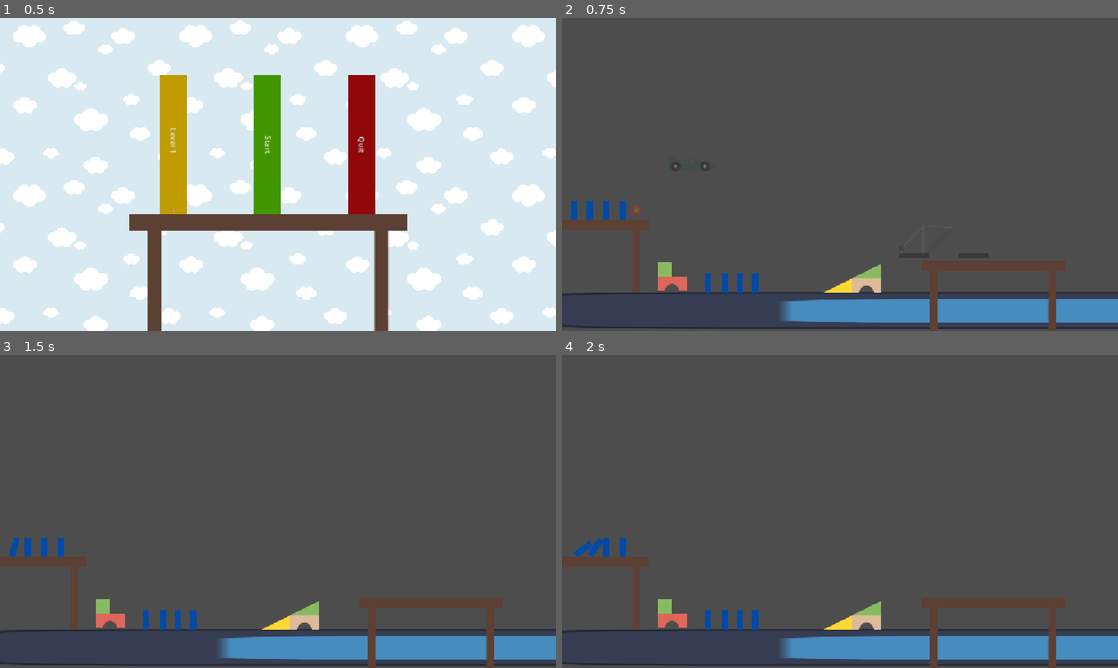
Above: before the commit, frames 1-4 (two rows, left to right).
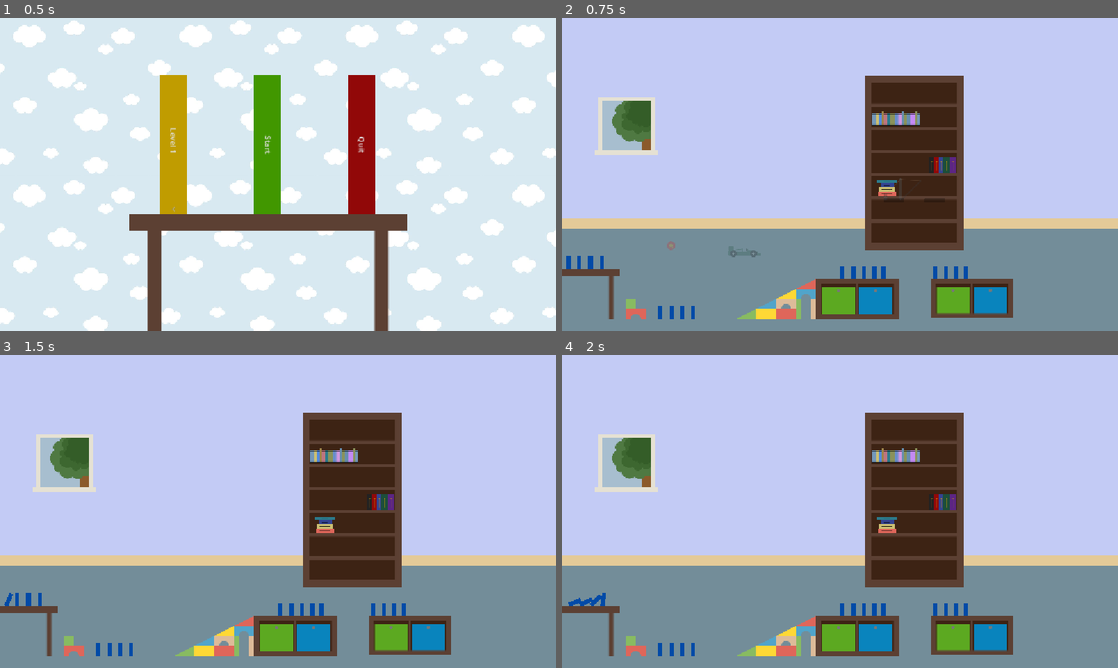
Above: after the commit, the same moments.

Repository: TimTich/toymino
Game: Godot game, scene res://Scripts/title_screen.tscn
Same seed, same stepped clock (60 frames per second), same inputs: the game is played once before the commit and once after it. The engine's default icon, where the game draws it, is replaced by a stand-in: a white triangle on a blue panel in a dark square.
Inputs (mouse positions are in pixels of both pictures, inside the frame that each line leads up to):
- Up to frame 1 (0.5 s): no input
- Up to frame 2 (0.75 s): click "Start" at 0.5 s
- Up to frame 3 (1.5 s): tap Enter at 1.25 s; move the mouse to (72, 545) at 1.27 s; tap Space (start) at 1.35 s; click (72, 545) at 1.42 s
- Up to frame 4 (2 s): no input

Frame 1 is identical in both runs. In frame 2, 100% of the frame differs, in the area x 0-100%, y 0-100%; in frame 3, 100%; in frame 4, 100%.

Commit message:
level_1

Diff:
--- /dev/null
+++ b/Levels/celebrations.gd
@@ -0,0 +1,16 @@
+class_name Celebrations
+extends Node2D
+
+@export var random_time: float
+@export var confettis: Array[CPUParticles2D] = []
+@onready var timer: Timer = $Timer
+
+func _ready() -> void:
+	timer.wait_time = random_time
+
+func start() -> void:
+	timer.start()
+
+func _on_timer_timeout() -> void:
+	for confetti in confettis:
+		confetti.emitting = true
--- /dev/null
+++ b/Levels/celebrations.tscn
@@ -0,0 +1,68 @@
+[gd_scene format=3 uid="uid://bnm3x0v6l3csc"]
+
+[ext_resource type="Script" uid="uid://cm2yafgkjf13h" path="res://Levels/celebrations.gd" id="1_jquto"]
+[ext_resource type="Texture2D" uid="uid://dex7kwvwkvw1p" path="res://scenes/toys/domino/sprites/Domino blauw.png" id="2_b112y"]
+[ext_resource type="Texture2D" uid="uid://c4d781kwqygpg" path="res://Assets/Domino geel.png" id="3_y3naw"]
+[ext_resource type="Texture2D" uid="uid://44y0tpcawfaq" path="res://Assets/Domino groen.png" id="4_1u8cr"]
+[ext_resource type="Texture2D" uid="uid://cj14cq6bnrjg3" path="res://Assets/Domino rood.png" id="5_hi0jp"]
+
+[node name="Celebrations" type="Node2D" unique_id=1814329911 node_paths=PackedStringArray("confettis")]
+script = ExtResource("1_jquto")
+confettis = [NodePath("ConfettiBlue"), NodePath("ConfettiGreen"), NodePath("ConfettiRed"), NodePath("ConfettiYello")]
+
+[node name="ConfettiBlue" type="CPUParticles2D" parent="." unique_id=66094584]
+emitting = false
+amount = 12
+texture = ExtResource("2_b112y")
+explosiveness = 1.0
+randomness = 1.0
+particle_flag_align_y = true
+direction = Vector2(0, -1)
+spread = 46.99
+initial_velocity_min = 300.0
+initial_velocity_max = 594.12
+scale_amount_min = 0.1
+
+[node name="ConfettiGreen" type="CPUParticles2D" parent="." unique_id=1729936632]
+emitting = false
+amount = 12
+texture = ExtResource("4_1u8cr")
+explosiveness = 1.0
+randomness = 1.0
+particle_flag_align_y = true
+direction = Vector2(0, -1)
+spread = 46.99
+initial_velocity_min = 300.0
+initial_velocity_max = 594.12
+scale_amount_min = 0.1
+
+[node name="ConfettiRed" type="CPUParticles2D" parent="." unique_id=705429352]
+emitting = false
+amount = 12
+texture = ExtResource("5_hi0jp")
+explosiveness = 1.0
+randomness = 1.0
+particle_flag_align_y = true
+direction = Vector2(0, -1)
+spread = 46.99
+initial_velocity_min = 300.0
+initial_velocity_max = 594.12
+scale_amount_min = 0.1
+
+[node name="ConfettiYello" type="CPUParticles2D" parent="." unique_id=611587534]
+emitting = false
+amount = 12
+texture = ExtResource("3_y3naw")
+explosiveness = 1.0
+randomness = 1.0
+particle_flag_align_y = true
+direction = Vector2(0, -1)
+spread = 46.99
+initial_velocity_min = 300.0
+initial_velocity_max = 594.12
+scale_amount_min = 0.1
+
+[node name="Timer" type="Timer" parent="." unique_id=1793782432]
+one_shot = true
+
+[connection signal="timeout" from="Timer" to="." method="_on_timer_timeout"]
--- /dev/null
+++ b/Levels/level.gd
@@ -0,0 +1,29 @@
+class_name Level
+extends Node
+
+@export var objectsNode: Node
+var dominos: Array[Domino] = []
+
+@export var celebrations: Array[Celebrations] = []
+
+signal level_complete()
+
+func _ready() -> void:
+	for child in objectsNode.get_children():
+		if child is Domino:
+			dominos.append(child)
+			child.has_fallen.connect(handle_fallen_domino)
+
+func handle_fallen_domino(domino: Domino) -> void:
+	var index = dominos.find(domino)
+	if index >= 0:
+		dominos.remove_at(index)
+
+	if dominos.size() == 0:
+		print("LEVEL COMPLETE")
+		level_complete.emit()
+		celebrate()
+
+func celebrate() -> void:
+	for celebration in celebrations:
+		celebration.start()
--- a/Levels/level1.tscn
+++ b/Levels/level1.tscn
@@ -1,82 +1,216 @@
 [gd_scene format=3 uid="uid://bwstegqqrrj3m"]
 
 [ext_resource type="Texture2D" uid="uid://chsuvq0ajaae3" path="res://icon.svg" id="1_j32wv"]
+[ext_resource type="Script" uid="uid://dpq5kvvjbhckk" path="res://Levels/level.gd" id="1_ts5l0"]
+[ext_resource type="Texture2D" uid="uid://buxy5mw78e7n" path="res://Assets/Boekenkast.png" id="1_u55on"]
+[ext_resource type="Texture2D" uid="uid://dpkrj8l6jev12" path="res://Assets/Raam.png" id="1_utqd4"]
 [ext_resource type="PackedScene" uid="uid://c66svb00pd7n5" path="res://scenes/toys/domino/domino.tscn" id="2_nq5j5"]
+[ext_resource type="Texture2D" uid="uid://2jqiyys2mlaf" path="res://Assets/Book serie groot.png" id="3_20gr8"]
 [ext_resource type="PackedScene" uid="uid://ctkg5mnpx1f1f" path="res://scenes/environment/tafel/tafel.tscn" id="3_utqd4"]
+[ext_resource type="Texture2D" uid="uid://c75x2p23g4piy" path="res://Assets/Book serie klein.png" id="4_ts5l0"]
 [ext_resource type="PackedScene" uid="uid://dhi84ownjbe5o" path="res://scenes/environment/trap_klein/trap_klein.tscn" id="4_u55on"]
 [ext_resource type="PackedScene" uid="uid://bj4mnvhospm4u" path="res://scenes/toys/ball/ball.tscn" id="5_pdma0"]
+[ext_resource type="Texture2D" uid="uid://65m2fvponf5p" path="res://Assets/Boek stapel 2.png" id="5_u2cfn"]
 [ext_resource type="PackedScene" uid="uid://bd72ravr51va2" path="res://scenes/toys/car/car.tscn" id="6_1jijn"]
-[ext_resource type="PackedScene" uid="uid://c4bqsjq2quiq1" path="res://scenes/environment/helling_klein/helling_klein.tscn" id="7_20gr8"]
+[ext_resource type="PackedScene" uid="uid://dnra01utspb" path="res://scenes/environment/helling_middel/helling_middel.tscn" id="8_nq5j5"]
 [ext_resource type="PackedScene" uid="uid://ct7rn8x3oy06s" path="res://scenes/toys/hefbrug/hefbrug.tscn" id="8_ts5l0"]
+[ext_resource type="PackedScene" uid="uid://2trykf1six1w" path="res://scenes/environment/dozen/kort/opbergdozen_kort.tscn" id="9_nq5j5"]
+[ext_resource type="PackedScene" uid="uid://bnm3x0v6l3csc" path="res://Levels/celebrations.tscn" id="16_u2cfn"]
+
+[sub_resource type="Gradient" id="Gradient_20gr8"]
+interpolation_mode = 1
+offsets = PackedFloat32Array(0.98312235, 0.9915612, 1)
+colors = PackedColorArray(0.89254254, 0.79288685, 0.59733456, 1, 0.76433975, 0.7944393, 0.961876, 1, 0.99543315, 0.9608939, 0.9495655, 1)
+
+[sub_resource type="GradientTexture2D" id="GradientTexture2D_ts5l0"]
+gradient = SubResource("Gradient_20gr8")
+width = 2000
+height = 1000
+fill_from = Vector2(1, 0)
+
+[sub_resource type="Gradient" id="Gradient_u2cfn"]
+offsets = PackedFloat32Array(0.9915612, 1)
+colors = PackedColorArray(0.76433975, 0.7944393, 0.961876, 1, 1, 1, 1, 1)
+
+[sub_resource type="GradientTexture2D" id="GradientTexture2D_1os0n"]
+gradient = SubResource("Gradient_u2cfn")
+width = 2000
+height = 1000
+fill_from = Vector2(1, 0)
+
+[sub_resource type="Gradient" id="Gradient_lr1ra"]
+offsets = PackedFloat32Array(0.9915612, 1)
+colors = PackedColorArray(0.45000002, 0.5525, 0.6, 1, 1, 1, 1, 1)
+
+[sub_resource type="GradientTexture2D" id="GradientTexture2D_r7a1c"]
+gradient = SubResource("Gradient_lr1ra")
+width = 2000
+height = 1000
+fill_from = Vector2(1, 0)
 
 [sub_resource type="RectangleShape2D" id="RectangleShape2D_1os0n"]
 size = Vector2(800, 75)
 
-[node name="Level1" type="Node2D" unique_id=1387798288]
-
-[node name="StaticBody2D" type="StaticBody2D" parent="." unique_id=189274120]
-position = Vector2(-118, 579)
+[node name="Level1" type="Node" unique_id=1563003557 node_paths=PackedStringArray("objectsNode", "celebrations")]
+script = ExtResource("1_ts5l0")
+objectsNode = NodePath("Objects")
+celebrations = [NodePath("Celebrations"), NodePath("Celebrations2"), NodePath("Celebrations3"), NodePath("Celebrations4")]
+
+[node name="Background" type="Node" parent="." unique_id=1977343865]
+
+[node name="Plint" type="Sprite2D" parent="Background" unique_id=1621650537]
+position = Vector2(810, -126)
+texture = SubResource("GradientTexture2D_ts5l0")
+
+[node name="Wall" type="Sprite2D" parent="Background" unique_id=46401714]
+position = Vector2(810, -159)
+texture = SubResource("GradientTexture2D_1os0n")
+
+[node name="Floor" type="Sprite2D" parent="Background" unique_id=1113439559]
+position = Vector2(810, 874)
+texture = SubResource("GradientTexture2D_r7a1c")
+
+[node name="Boekenkast" type="Sprite2D" parent="Background" unique_id=1752070082]
+position = Vector2(1066, 175)
+texture = ExtResource("1_u55on")
+
+[node name="Raam" type="Sprite2D" parent="Background" unique_id=1347432712]
+position = Vector2(195, 64)
+scale = Vector2(0.59, 0.59)
+texture = ExtResource("1_utqd4")
+
+[node name="BookSerieGroot" type="Sprite2D" parent="Background" unique_id=1925879692]
+position = Vector2(1010, 42)
+texture = ExtResource("3_20gr8")
+
+[node name="BookSerieKlein" type="Sprite2D" parent="Background" unique_id=1023163859]
+position = Vector2(1152, 181)
+texture = ExtResource("4_ts5l0")
+
+[node name="BoekStapel2" type="Sprite2D" parent="Background" unique_id=335783810]
+position = Vector2(983.00006, 250.99998)
+scale = Vector2(0.78, 0.78)
+texture = ExtResource("5_u2cfn")
+
+[node name="Objects" type="Node" parent="." unique_id=231676169]
+
+[node name="StaticBody2D" type="StaticBody2D" parent="Objects" unique_id=189274120]
+position = Vector2(-123, 657)
 scale = Vector2(4.88, 1)
 collision_layer = 5
 
-[node name="Sprite2D" type="Sprite2D" parent="StaticBody2D" unique_id=1364646237]
+[node name="Sprite2D" type="Sprite2D" parent="Objects/StaticBody2D" unique_id=1364646237]
+visible = false
 position = Vector2(393.99997, 26.499996)
 scale = Vector2(6.2499995, 0.5859375)
 texture = ExtResource("1_j32wv")
 
-[node name="CollisionShape2D" type="CollisionShape2D" parent="StaticBody2D" unique_id=446575521]
+[node name="CollisionShape2D" type="CollisionShape2D" parent="Objects/StaticBody2D" unique_id=446575521]
 position = Vector2(394, 26.5)
 shape = SubResource("RectangleShape2D_1os0n")
 
-[node name="Domino" parent="." unique_id=1991590098 instance=ExtResource("2_nq5j5")]
-position = Vector2(25, 398)
+[node name="Domino" parent="Objects" unique_id=1991590098 instance=ExtResource("2_nq5j5")]
+position = Vector2(20, 476)
 isFirst = true
 
-[node name="Domino2" parent="." unique_id=564463175 instance=ExtResource("2_nq5j5")]
-position = Vector2(57, 398)
+[node name="Domino2" parent="Objects" unique_id=564463175 instance=ExtResource("2_nq5j5")]
+position = Vector2(52, 476)
 tipImpulse = Vector2(70, 0)
 
-[node name="Domino3" parent="." unique_id=2104497383 instance=ExtResource("2_nq5j5")]
-position = Vector2(91, 398)
+[node name="Domino3" parent="Objects" unique_id=2104497383 instance=ExtResource("2_nq5j5")]
+position = Vector2(86, 476)
 tipImpulse = Vector2(70, 0)
 
-[node name="Domino4" parent="." unique_id=524222818 instance=ExtResource("2_nq5j5")]
-position = Vector2(127, 398)
+[node name="Domino4" parent="Objects" unique_id=524222818 instance=ExtResource("2_nq5j5")]
+position = Vector2(122, 476)
 tipImpulse = Vector2(70, 0)
 
-[node name="Tafel" parent="." unique_id=833002844 instance=ExtResource("3_utqd4")]
-position = Vector2(31, 494)
-
-[node name="TrapKlein" parent="." unique_id=888224850 instance=ExtResource("4_u55on")]
-position = Vector2(228, 536)
-
-[node name="Ball" parent="." unique_id=710849021 instance=ExtResource("5_pdma0")]
-position = Vector2(154, 398)
+[node name="Tafel" parent="Objects" unique_id=833002844 instance=ExtResource("3_utqd4")]
+position = Vector2(26, 571)
+
+[node name="TrapKlein" parent="Objects" unique_id=888224850 instance=ExtResource("4_u55on")]
+position = Vector2(223, 616)
+
+[node name="Ball" parent="Objects" unique_id=710849021 instance=ExtResource("5_pdma0")]
+position = Vector2(330, 425)
 can_sleep = false
 freeze = true
 
-[node name="Domino5" parent="." unique_id=246086847 instance=ExtResource("2_nq5j5")]
-position = Vector2(302, 546)
-
-[node name="Domino6" parent="." unique_id=495719941 instance=ExtResource("2_nq5j5")]
-position = Vector2(337, 546)
-
-[node name="Domino7" parent="." unique_id=495243564 instance=ExtResource("2_nq5j5")]
-position = Vector2(369, 546)
-
-[node name="Domino8" parent="." unique_id=1314929499 instance=ExtResource("2_nq5j5")]
-position = Vector2(401, 546)
-
-[node name="Car2" parent="." unique_id=1451795916 instance=ExtResource("6_1jijn")]
-position = Vector2(269, 301)
-
-[node name="HellingKlein" parent="." unique_id=1429074296 instance=ExtResource("7_20gr8")]
-position = Vector2(601, 539)
-collision_layer = 5
-
-[node name="Hefbrug" parent="." unique_id=387914154 instance=ExtResource("8_ts5l0")]
-position = Vector2(721, 497)
+[node name="Domino5" parent="Objects" unique_id=246086847 instance=ExtResource("2_nq5j5")]
+position = Vector2(297, 626)
+
+[node name="Domino6" parent="Objects" unique_id=495719941 instance=ExtResource("2_nq5j5")]
+position = Vector2(332, 626)
+
+[node name="Domino7" parent="Objects" unique_id=495243564 instance=ExtResource("2_nq5j5")]
+position = Vector2(364, 626)
+
+[node name="Domino8" parent="Objects" unique_id=1314929499 instance=ExtResource("2_nq5j5")]
+position = Vector2(396, 626)
+
+[node name="Car" parent="Objects" unique_id=1451795916 instance=ExtResource("6_1jijn")]
+position = Vector2(552, 443)
+
+[node name="Hefbrug" parent="Objects" unique_id=387914154 instance=ExtResource("8_ts5l0")]
+position = Vector2(996, 292)
 scale = Vector2(0.5, 0.5)
 
-[node name="Tafel2" parent="." unique_id=1059169237 instance=ExtResource("3_utqd4")]
-position = Vector2(893, 579)
+[node name="HellingMiddel" parent="Objects" unique_id=1422458205 instance=ExtResource("8_nq5j5")]
+position = Vector2(648, 571)
+
+[node name="OpbergdozenKort" parent="Objects" unique_id=130070129 instance=ExtResource("9_nq5j5")]
+position = Vector2(893, 586)
+
+[node name="OpbergdozenKort2" parent="Objects" unique_id=2040401000 instance=ExtResource("9_nq5j5")]
+position = Vector2(1240, 585)
+
+[node name="Domino9" parent="Objects" unique_id=194577253 instance=ExtResource("2_nq5j5")]
+position = Vector2(848, 506)
+
+[node name="Domino10" parent="Objects" unique_id=1994164323 instance=ExtResource("2_nq5j5")]
+position = Vector2(882, 506)
+
+[node name="Domino11" parent="Objects" unique_id=417593669 instance=ExtResource("2_nq5j5")]
+position = Vector2(914, 506)
+
+[node name="Domino12" parent="Objects" unique_id=1658133014 instance=ExtResource("2_nq5j5")]
+position = Vector2(945, 506)
+
+[node name="Domino13" parent="Objects" unique_id=1990046644 instance=ExtResource("2_nq5j5")]
+position = Vector2(973, 506)
+
+[node name="Domino14" parent="Objects" unique_id=2119334816 instance=ExtResource("2_nq5j5")]
+position = Vector2(1129, 505)
+
+[node name="Domino15" parent="Objects" unique_id=1335872382 instance=ExtResource("2_nq5j5")]
+position = Vector2(1162, 505)
+
+[node name="Domino16" parent="Objects" unique_id=1863563149 instance=ExtResource("2_nq5j5")]
+position = Vector2(1191, 505)
+
+[node name="Domino17" parent="Objects" unique_id=885999643 instance=ExtResource("2_nq5j5")]
+position = Vector2(1222, 505)
+
+[node name="Camera2D" type="Camera2D" parent="." unique_id=1581496021]
+position = Vector2(841, 210)
+zoom = Vector2(0.685, 0.685)
+
+[node name="Celebrations" parent="." unique_id=731670017 instance=ExtResource("16_u2cfn")]
+position = Vector2(141, 165)
+random_time = 0.05
+
+[node name="Celebrations2" parent="." unique_id=1814329911 instance=ExtResource("16_u2cfn")]
+position = Vector2(660, 212)
+random_time = 0.2
+
+[node name="Celebrations3" parent="." unique_id=842280036 instance=ExtResource("16_u2cfn")]
+position = Vector2(549, 588)
+random_time = 0.15
+
+[node name="Celebrations4" parent="." unique_id=354244823 instance=ExtResource("16_u2cfn")]
+position = Vector2(1155, 168)
+random_time = 0.05
+
+[node name="Celebrations5" parent="." unique_id=2052061027 instance=ExtResource("16_u2cfn")]
+position = Vector2(1395, 492)
+random_time = 0.25
--- /dev/null
+++ b/scenes/environment/dozen/kort/opbergdozen_kort.tscn
@@ -0,0 +1,17 @@
+[gd_scene format=3 uid="uid://2trykf1six1w"]
+
+[ext_resource type="Texture2D" uid="uid://d3mhfsx5sm02m" path="res://scenes/environment/dozen/kort/Opberg dozen 1.png" id="1_anbwd"]
+
+[sub_resource type="RectangleShape2D" id="RectangleShape2D_1os0n"]
+size = Vector2(251, 120)
+
+[node name="OpbergdozenKort" type="StaticBody2D" unique_id=130070129]
+collision_layer = 5
+collision_mask = 0
+
+[node name="Sprite2D" type="Sprite2D" parent="." unique_id=463764541]
+texture = ExtResource("1_anbwd")
+
+[node name="CollisionShape2D" type="CollisionShape2D" parent="." unique_id=364147145]
+position = Vector2(0.5, 0)
+shape = SubResource("RectangleShape2D_1os0n")
--- /dev/null
+++ b/scenes/environment/helling_middel/helling_middel.tscn
@@ -0,0 +1,13 @@
+[gd_scene format=3 uid="uid://dnra01utspb"]
+
+[ext_resource type="Texture2D" uid="uid://kqp1g2jbjek3" path="res://scenes/environment/helling_middel/Helling middel.png" id="1_cduso"]
+
+[node name="HellingMiddel" type="StaticBody2D" unique_id=1422458205]
+collision_layer = 5
+collision_mask = 0
+
+[node name="Sprite2D" type="Sprite2D" parent="." unique_id=529099884]
+texture = ExtResource("1_cduso")
+
+[node name="CollisionPolygon2D" type="CollisionPolygon2D" parent="." unique_id=838011527]
+polygon = PackedVector2Array(120, -45, 120, 75, -120, 75)
--- a/scenes/toys/car/car.gd
+++ b/scenes/toys/car/car.gd
@@ -1,26 +1,39 @@
 class_name Car
 extends Toy
 
-@export var speed := 100.00
+@export var speed := 500.00
+@export var activationTime := 1.5
+@export var activationTimer: Timer
 var isActivated := false
 
 @export var rigidbody: RigidBody2D
 
 @onready var detection_area: Area2D = %DetectionArea
 
+func _ready() -> void:
+	super()
+	activationTimer.wait_time = activationTime
+	activationTimer.timeout.connect(deactivate)
+
 func enter_play() -> void:
 	super()
-	for checker in placementCheckers:
-		checker.monitoring = false
 	detection_area.monitoring = true
 	rigidbody.freeze = false
 
-#func _physics_process(_delta: float) -> void:
-	#if isActivated:
-		#rigidbody.add_constant_force(Vector2(speed, 0))
+func _input(event: InputEvent) -> void:
+	super(event)
+	if event.is_action_pressed("ui_cancel"):
+		rigidbody.apply_force(Vector2(speed * 10, 0))
+
+func activate() -> void:
+	isActivated = true
+	activationTimer.start()
+	rigidbody.add_constant_force(Vector2(speed, 0))
+
+func deactivate() -> void:
+	rigidbody.constant_force = Vector2(0, 0)
 
 func _on_detection_area_body_entered(_body: Node2D) -> void:
-	if _body == self:
+	if _body == self or isActivated:
 		return
-	isActivated = true
-	rigidbody.add_constant_force(Vector2(speed, 0))
+	activate()
--- a/scenes/toys/car/car.tscn
+++ b/scenes/toys/car/car.tscn
@@ -33,14 +33,15 @@
 [sub_resource type="RectangleShape2D" id="RectangleShape2D_gloqp"]
 size = Vector2(108, 39)
 
-[node name="Car" type="RigidBody2D" unique_id=1546457409 node_paths=PackedStringArray("rigidbody")]
+[node name="Car" type="RigidBody2D" unique_id=1546457409 node_paths=PackedStringArray("activationTimer", "rigidbody")]
 collision_layer = 3
 collision_mask = 3
 physics_material_override = SubResource("PhysicsMaterial_p4ltx")
 can_sleep = false
 freeze = true
 script = ExtResource("1_p4ltx")
-speed = 500.0
+activationTime = 1.75
+activationTimer = NodePath("ActivationTimer")
 rigidbody = NodePath(".")
 
 [node name="Sprite2D" type="Sprite2D" parent="." unique_id=926077010]
@@ -107,4 +108,6 @@
 shape = SubResource("RectangleShape2D_gloqp")
 debug_color = Color(0.430468, 0, 0.106185265, 0.41960785)
 
+[node name="ActivationTimer" type="Timer" parent="." unique_id=2085670641]
+
 [connection signal="body_entered" from="DetectionArea" to="." method="_on_detection_area_body_entered"]
--- a/scenes/toys/domino/domino.gd
+++ b/scenes/toys/domino/domino.gd
@@ -4,6 +4,7 @@
 @export var isFirst := false
 @export var tipImpulse := Vector2(100, 0)
 var isFallen := false
+signal has_fallen(domino: Domino)
 @export_range(0, 90) var fallThreshold := 40.0
 @onready var check_fall_state_timer: Timer = %CheckFallStateTimer
 @onready var tipping_point: Marker2D = %TippingPoint
@@ -20,3 +21,4 @@
 	if abs(rotation_degrees) > fallThreshold:
 		isFallen = true
 		check_fall_state_timer.queue_free()
+		has_fallen.emit(self)
--- a/scenes/toys/domino/domino.tscn
+++ b/scenes/toys/domino/domino.tscn
@@ -6,8 +6,9 @@
 [sub_resource type="PhysicsMaterial" id="PhysicsMaterial_pay6r"]
 friction = 0.25
 
-[sub_resource type="RectangleShape2D" id="RectangleShape2D_bqc7i"]
-size = Vector2(13, 40)
+[sub_resource type="CapsuleShape2D" id="CapsuleShape2D_bqc7i"]
+radius = 7.0
+height = 40.0
 
 [node name="Domino" type="RigidBody2D" unique_id=1991590098]
 collision_layer = 3
@@ -22,9 +23,6 @@
 unique_name_in_owner = true
 texture = ExtResource("2_pay6r")
 
-[node name="CollisionShape" type="CollisionShape2D" parent="." unique_id=1033116433]
-shape = SubResource("RectangleShape2D_bqc7i")
-
 [node name="CheckFallStateTimer" type="Timer" parent="." unique_id=1526146502]
 unique_name_in_owner = true
 wait_time = 0.1
@@ -34,4 +32,7 @@
 unique_name_in_owner = true
 position = Vector2(0, -17)
 
+[node name="CollisionShape2D" type="CollisionShape2D" parent="." unique_id=551272516]
+shape = SubResource("CapsuleShape2D_bqc7i")
+
 [connection signal="timeout" from="CheckFallStateTimer" to="." method="check_fall_state"]
--- a/scenes/toys/hefbrug/hefbrug.gd
+++ b/scenes/toys/hefbrug/hefbrug.gd
@@ -3,10 +3,12 @@
 
 @onready var brug_collider: CollisionShape2D = %BrugCollider
 @onready var animation_player: AnimationPlayer = $AnimationPlayer
+@onready var activation_area: Area2D = $ActivationArea
 
 func enter_play() -> void:
 	super()
 	brug_collider.disabled = false
+	activation_area.monitoring = true
 
 
 func _on_activation_area_body_entered(_body: Node2D) -> void:
--- a/scenes/toys/hefbrug/hefbrug.tscn
+++ b/scenes/toys/hefbrug/hefbrug.tscn
@@ -68,6 +68,8 @@
 }
 
 [node name="Hefbrug" type="CharacterBody2D" unique_id=1177018507]
+collision_layer = 0
+collision_mask = 0
 script = ExtResource("1_88gru")
 
 [node name="Sprite2D" type="Sprite2D" parent="." unique_id=617677716]
@@ -141,6 +143,7 @@
 [node name="ActivationArea" type="Area2D" parent="." unique_id=1061136033]
 collision_layer = 0
 collision_mask = 2
+monitoring = false
 
 [node name="CollisionShape2D" type="CollisionShape2D" parent="ActivationArea" unique_id=465416635]
 position = Vector2(-35, -42)
--- a/scenes/toys/toy.gd
+++ b/scenes/toys/toy.gd
@@ -21,6 +21,8 @@
 	for child in get_children():
 		if child is CollisionShape2D:
 			child.disabled = false
+	for checker in placementCheckers:
+		checker.monitoring = false
 	entered_play.emit()
 
 func _input(event: InputEvent) -> void:
Renamed: scenes/environment/Boek stapel 2.png -> Assets/Boek stapel 2.png
Not shown, added: Assets/Boek stapel 2.png.import
Binary file added: Assets/Boekenkast.png
Not shown, changed: Assets/Boekenkast.png.import
Binary file added: Assets/Book serie groot.png
Not shown, added: Assets/Book serie groot.png.import
Renamed: scenes/environment/Book serie klein.png -> Assets/Book serie klein.png
Not shown, changed: Assets/Book serie klein.png.import
Binary file added: Assets/Helling groot.png
Not shown, added: Assets/Helling groot.png.import
Renamed: scenes/environment/Opberg dozen 2.png -> Assets/Opberg dozen 2.png
Not shown, changed: Assets/Opberg dozen 2.png.import
(and 8 more such lines)
